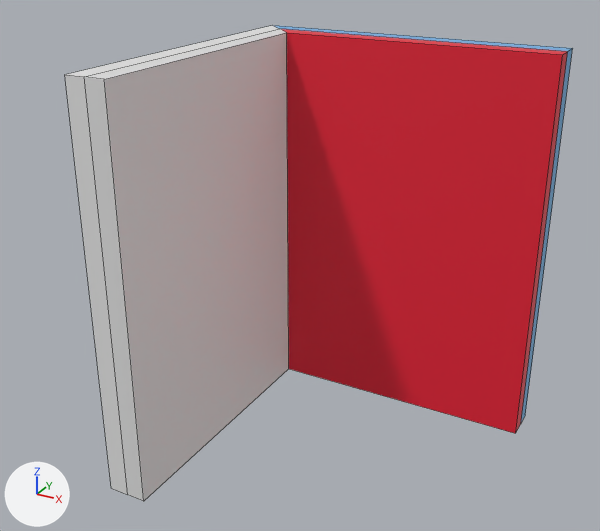
A saved change to the FBX model Assets/Original_assets/Corner_Wall.fbx.
Before and after are seen from a camera (50 mm lens) standing at (1.97, -9.83, 6.56) and looking at (-2.37, -1.95, 2.62). Every picture has the same lights, and +X, +Y and +Z are marked at lower left. The first picture is the older version. Mesh edges are drawn as thin lines. Where no turn or scale is listed for an object, it has been applied to the vertices.

The scene before the commit, as lines of its bpy script (objects in view):
```python
me_cube_034 = bpy.data.meshes.new('Cube.034')
me_cube_034.from_pydata(...)  # 18 vertices, 16 faces; spans x -4.0..0.0, y -3.75..0.25, z 0.0..5.0
# faces by material slot: [4, 4, 4, 4]
me_cube_034.materials.append(mat_wall1)  # its picture is missing
me_cube_034.materials.append(mat_wall2)  # light grey #e4e4e4
me_cube_034.materials.append(mat_wall2_1)  # white #e7e7e7
me_cube_034.materials.append(mat_wall1_1)  # red #e71c35
ob_corner_wall = bpy.data.objects.new('Corner Wall', me_cube_034)
ob_corner_wall.location = (0.0, 0.0, 0.0)
```
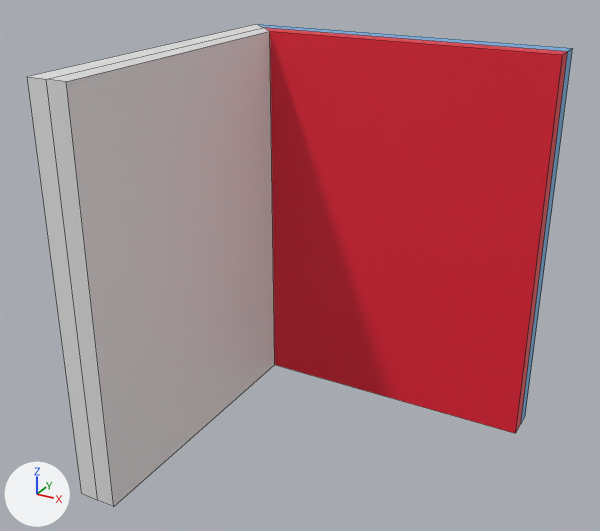
Location of each change, (x1, y1, x2, y2) in pixels of the pictures (600 x 531 px; the box of a moved part takes in the faces that stretch with it):
```json
{"object": "Corner Wall", "change": "reshaped", "before": [65, 25, 573, 501], "after": [27, 24, 573, 507], "on screen": "7% wider"}
{"part": 1, "of": "me_cube_034", "change": "moved or reshaped", "before": [65, 75, 144, 501], "after": [27, 76, 114, 507]}
{"part": 2, "of": "me_cube_034", "change": "moved or reshaped", "before": [65, 25, 425, 501], "after": [28, 24, 425, 506]}
```

Scene script edits in JSON lines:
```json
{"block": "me_cube_034", "where": "# used by ob_corner_wall; location = (0.0, 0.0, 0.0)"}
{"op": "remove", "block": "me_cube_034", "code": "me_cube_034.from_pydata(...)  # 18 vertices, 16 faces; spans x -4.0..0.0, y -3.75..0.25, z 0.0..5.0"}
{"op": "add", "block": "me_cube_034", "code": "me_cube_034.from_pydata(...)  # 18 vertices, 16 faces; spans x -4.25..0.0, y -4.0..0.25, z 0.0..5.0"}
{"block": "me_cube_034", "change": "me_cube_034 part 1: all 6 vertices in x -4.0..-3.5, y -3.75, z 0.0..5.0 are moved by (-0.25, -0.25, 0.0)"}
{"block": "me_cube_034", "change": "me_cube_034 part 2: all 6 vertices in x -4.0..-3.5, y -0.25..0.25, z 0.0..5.0 are moved by (-0.25, 0.0, 0.0)"}
```
